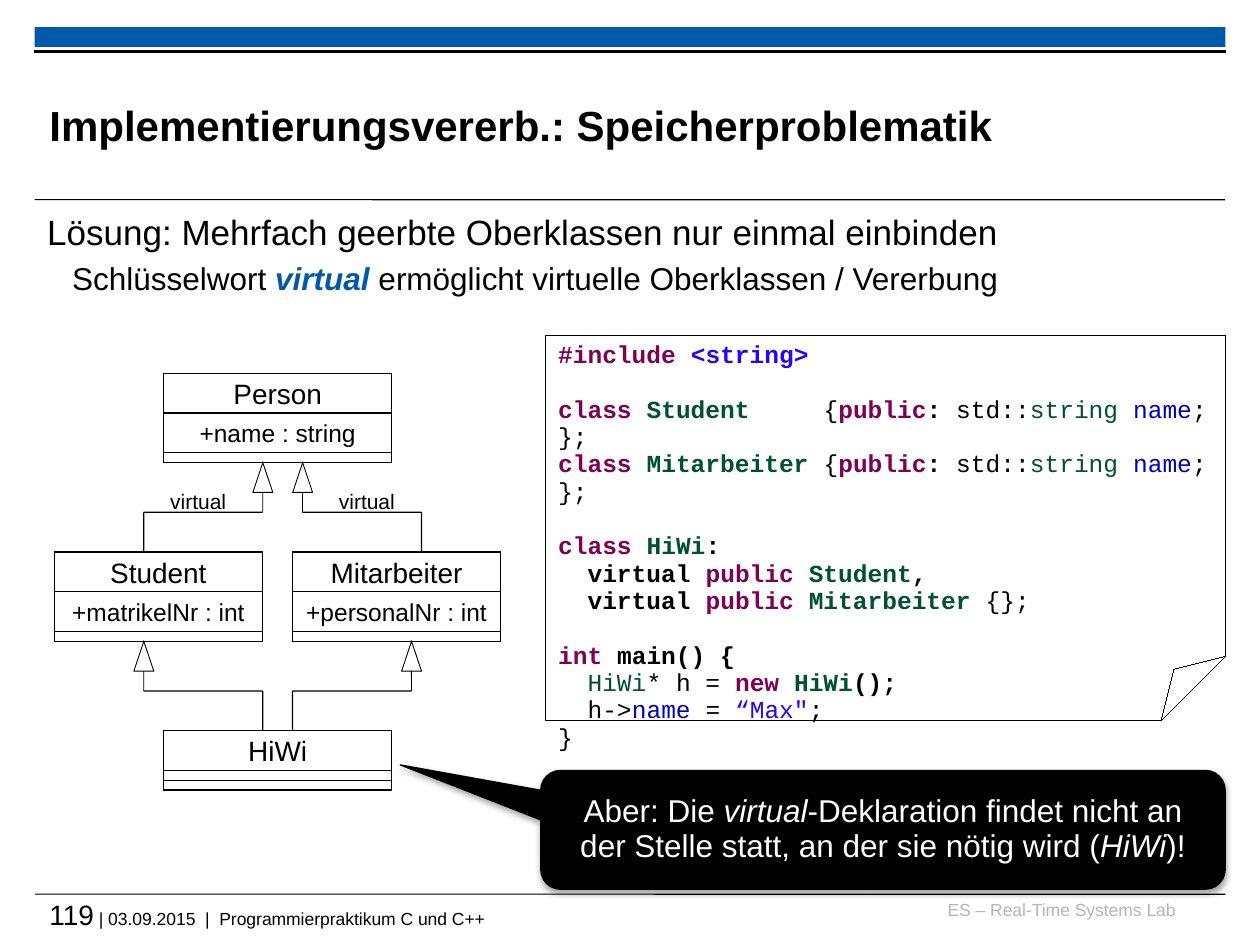
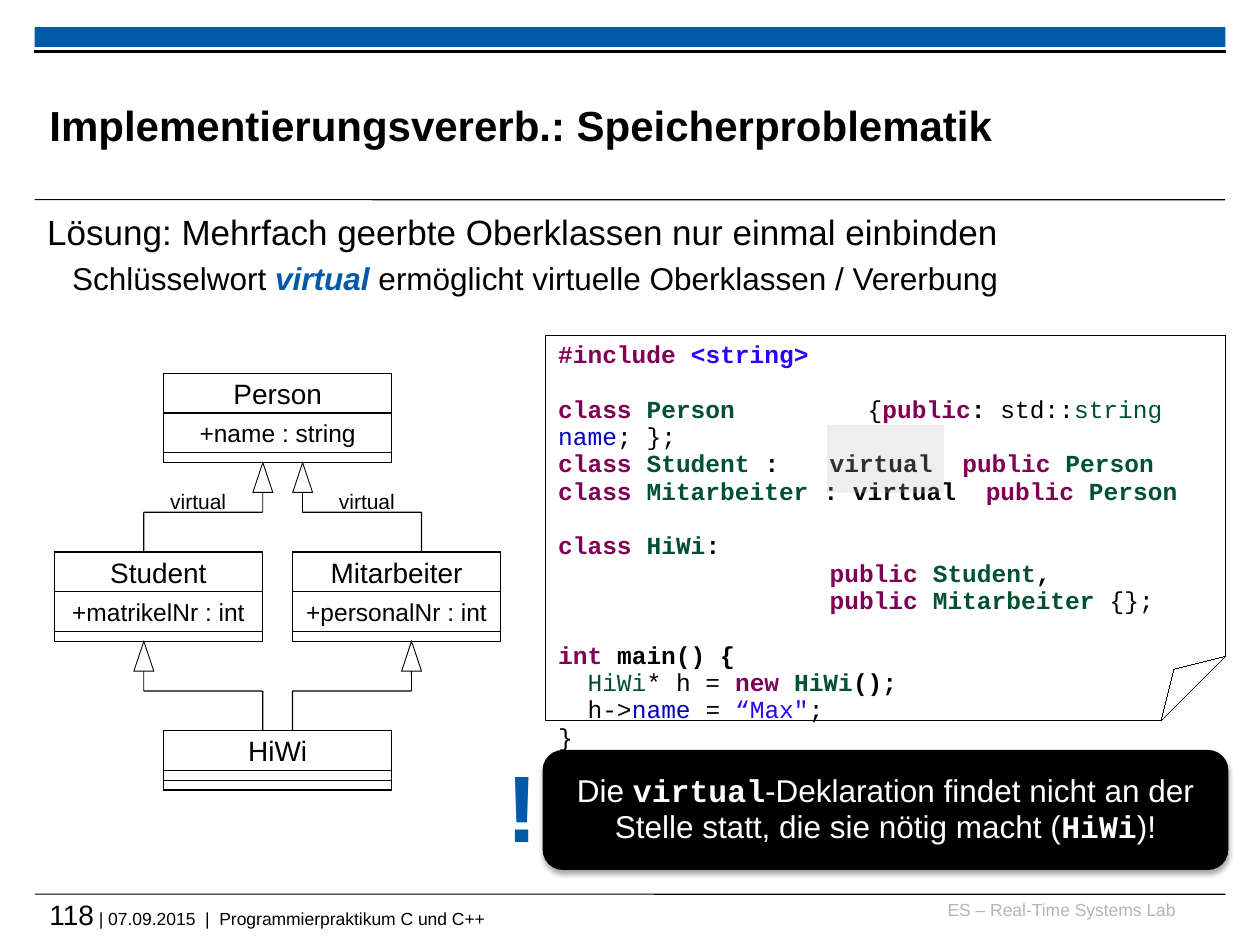
Before and after one commit to h82k/tud-cppp, a slide deck: slide 118 of vorlesung/cppp_lecture.pptx (slide 119 before the commit). Drawn at 1260x945 pixels with LibreOffice and Linux fonts; fonts in the diff are those of the drawing; background and template pictures are left out. Boxes give left, top, right and bottom in pixels: in the first picture for what was removed or moved away, otherwise in the second. Text is boxed around its words. In the diff, an @@ line names an element or a change of style, - is before the commit and + after.

Commit message:
Bugfix auf Folie 118: Beispielcode für virtuelle Vererbung war falsch

```diff
--- a/vorlesung/cppp_lecture.pptx
+++ b/vorlesung/cppp_lecture.pptx
@@ text in folded corner at bbox=[558, 400, 1177, 505]: text changed @@
-class Student {public: std::string name; };
-class Mitarbeiter {public: std::string name; };
+class Person {public: std::string name; };
+class Student : virtual public Person
+class Mitarbeiter : virtual public Person
@@ rectangle added at bbox=[827, 425, 944, 493], fill #BFBFBF at 25% opacity @@
@@ text in folded corner at bbox=[830, 564, 1095, 614]: text changed; text colour #000000 to #005032 @@
-virtual public Student,
-virtual public Mitarbeiter {};
+public Student,
+public Mitarbeiter {};
@@ text added at bbox=[495, 752, 552, 872], 54 pt, text #005AA9, bold @@
+!
@@ rounded rectangle "Die virtual-Deklaration findet nicht an ...": place and size @@
-rounded rectangle "Die virtual-Deklaration findet nicht an ..." at bbox=[541, 770, 1225, 888]
+rounded rectangle "Die virtual-Deklaration findet nicht an ..." at bbox=[543, 751, 1227, 869]
@@ rounded rectangle "Die virtual-Deklaration findet nicht an ..." at bbox=[543, 751, 1227, 869]: rounded speech box to rounded rectangle @@
@@ text in rounded rectangle at bbox=[577, 779, 1194, 844]: text changed @@
-Aber: Die virtual-Deklaration findet nicht an der Stelle statt, an der sie nötig wird (HiWi)!
+Die virtual-Deklaration findet nicht an der Stelle statt, die sie nötig macht (HiWi)!
@@ text at bbox=[49, 905, 485, 929]: text changed @@
-119 | 03.09.2015 | Programmierpraktikum C und C++
+118 | 07.09.2015 | Programmierpraktikum C und C++
```
Also in this commit, not shown: 44 other slides changed, 6 slides added, 3 slides removed, 1 other file.
